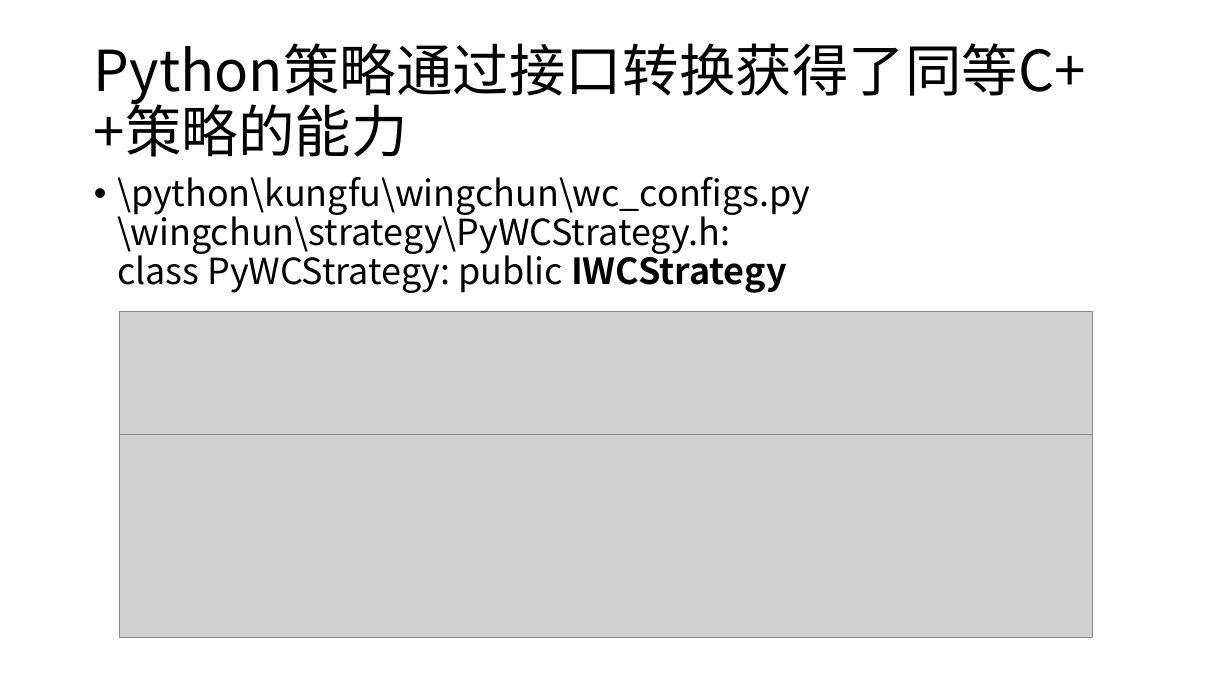
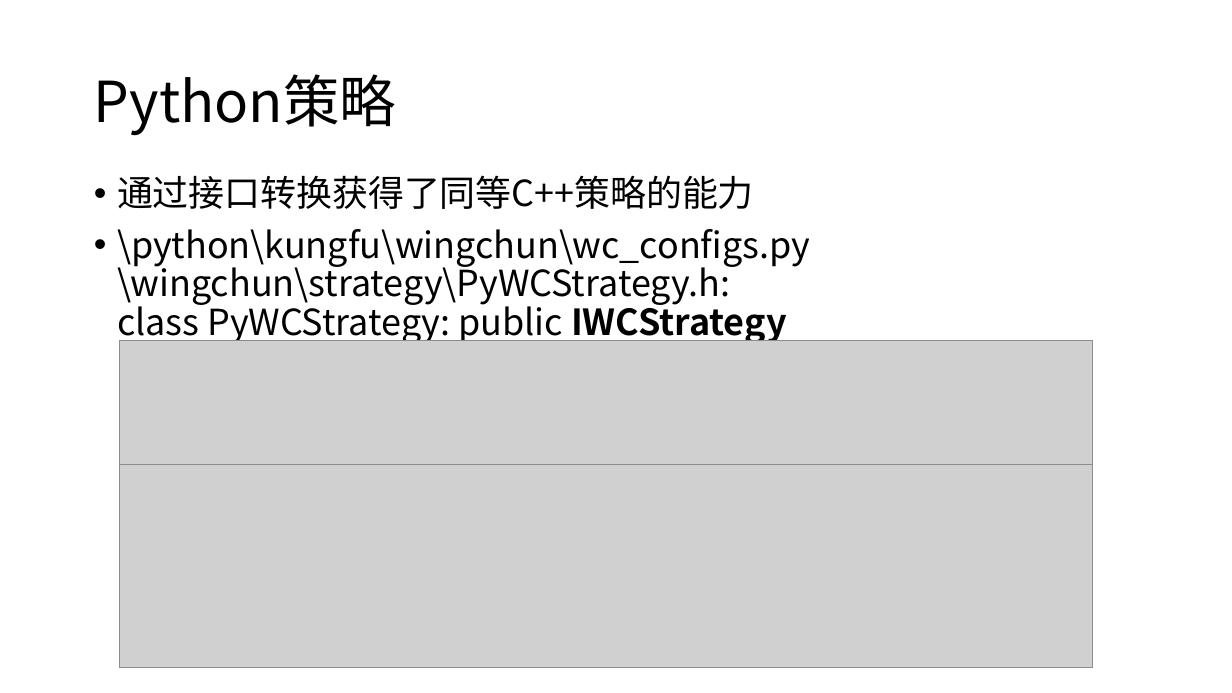
Before and after one commit to qingtiandalaoye/useful_doc, a slide deck: slide 28 of 虚拟货币跨交易所高频交易系统.pptx (slide 26 before the commit). Drawn at 1232x693 pixels with LibreOffice and Linux fonts; fonts in the diff are those of the drawing; grey boxes stand for pictures. Boxes give left, top, right and bottom in pixels: in the first picture for what was removed or moved away, otherwise in the second. Text is boxed around its words. In the diff, an @@ line names an element or a change of style, - is before the commit and + after.

```diff
--- a/虚拟货币跨交易所高频交易系统.pptx
+++ b/虚拟货币跨交易所高频交易系统.pptx
@@ title at <box>94,74,396,136</box>: text changed @@
-Python策略通过接口转换获得了同等C++策略的能力
+Python策略
@@ text at <box>117,175,754,209</box>: paragraph added @@
+• 通过接口转换获得了同等C++策略的能力
@@ picture: place and size @@
-picture at <box>120,311,1093,435</box>
+picture at <box>120,341,1093,465</box>
@@ picture: place and size @@
-picture at <box>120,435,1093,639</box>
+picture at <box>120,464,1093,667</box>
```
Also in this commit, not shown: 26 other slides changed, 4 slides added, 1 slide removed.
